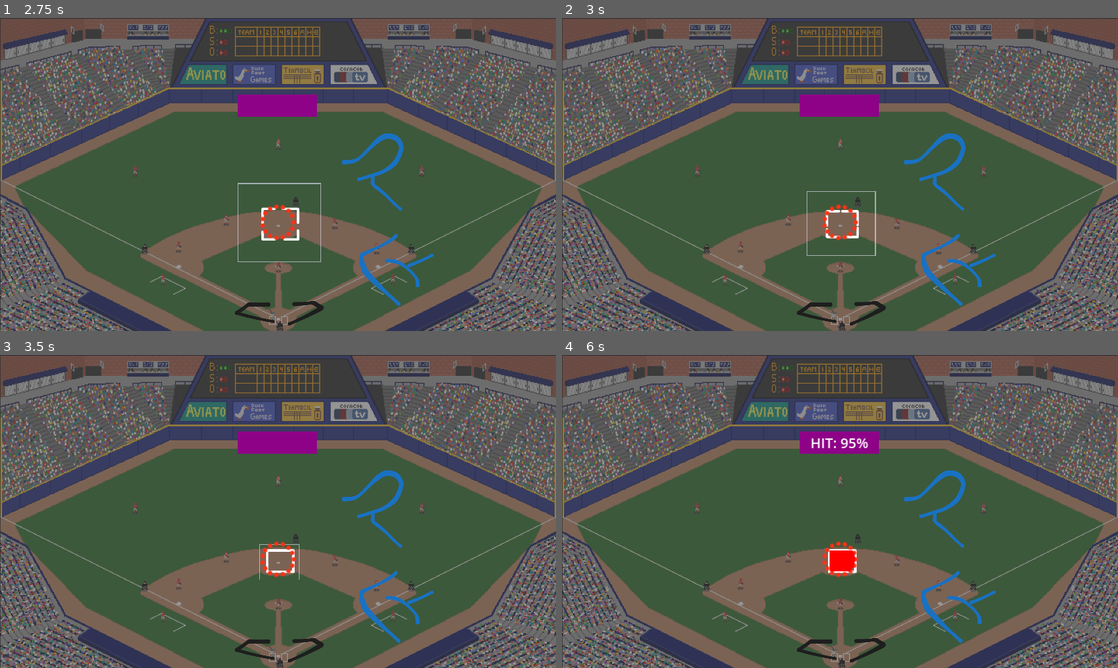
Above: before the commit, frames 1-4 (two rows, left to right).
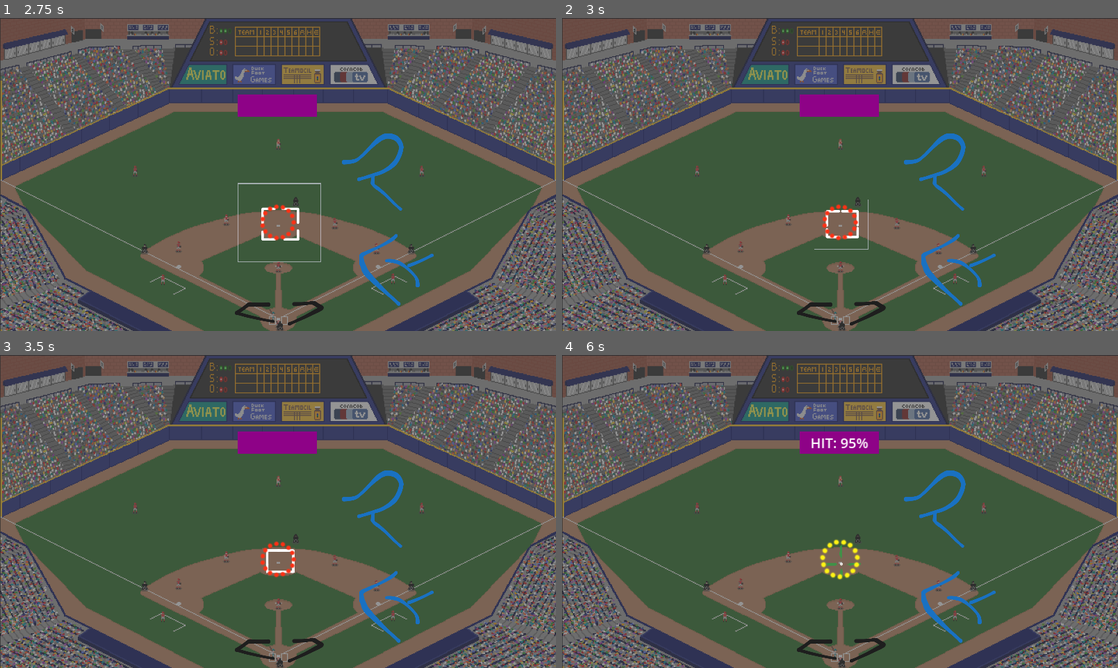
Above: after the commit, the same moments.

Repository: olive20xx/kgj-baseball
Game: Godot game, scene res://src/play_ball.tscn
Two runs of this game, one before a commit and one after it. Both use one fixed random seed, a clock stepped at 60 frames per second and the inputs below.
Inputs:
- Up to frame 1 (2.75 s): tap Enter (swing) at 0.5, 1.35, 2.3 s; hold Enter (swing) 0.53-1.28 s; tap Space (throw) at 2 s; hold Space (throw) from 2.03 s (still down)
- Up to frame 2 (3 s): release Space (throw) at 2.78 s; tap Enter (swing) at 2.85 s
- Up to frame 3 (3.5 s): no input
- Up to frame 4 (6 s): tap Enter (swing) at 3.5, 4.55, 5.85 s; hold Enter (swing) 3.53-4.28 s; tap Space (throw) at 4.35, 5 s; hold Enter (swing) 5.03-5.78 s

Frame 1 is identical in both runs. In frame 2, 0.2% of the frame differs, in the area x 44-57%, y 55-76%; in frame 3, less than 0.1%; in frame 4, 0.6%, in the area x 46-54%, y 58-72%.

Commit message:
get pitch and swing timing

Diff:
--- a/src/cursors/pitcher/pitcher_cursor.gd
+++ b/src/cursors/pitcher/pitcher_cursor.gd
@@ -20,7 +20,7 @@
 	},
 }
 
-var selected_pitch: Dictionary = pitches.curveball
+var selected_pitch: Dictionary = pitches.fastball
 
 var is_batter_swinging := false
 var can_pitch := false
--- a/src/hit_fairy.gd
+++ b/src/hit_fairy.gd
@@ -3,20 +3,30 @@
 
 signal hit_percentage(value: int)
 
-# TODO: I think you just need the global position and shape.radius
+@export var half_swing_window_ms := 200 # ± milliseconds
+var swing_timing: int
+var pitch_timing: int:
+	set(v):
+		pitch_timing = v
+		print("pitch: " + str(pitch_timing))
+
 var batter_shape: CollisionShape2D  # circle
-# TODO: I think you just need the global position and Rect2 (or position + size)
 var pitcher_shape: CollisionShape2D # rect
 var overlap: PackedVector2Array = []
 
 
-func assign_rect(shape: CollisionShape2D) -> void:
+func pitch_arrived(shape: CollisionShape2D) -> void:
+	# pitch_timing set by parent because 500ms delay btwn cursor move + arrival rect
 	pitcher_shape = shape
+
 	if batter_shape: get_overlap()
 
-func assign_circ(shape: CollisionShape2D) -> void:
+func batter_swung(shape: CollisionShape2D) -> void:
+	swing_timing = Time.get_ticks_msec()
+	print("swing: " + str(swing_timing))
 	batter_shape = shape
 	position = batter_shape.global_position
+
 	if pitcher_shape: get_overlap()
 
 
@@ -62,6 +72,8 @@
 func reset() -> void:
 	batter_shape = null
 	pitcher_shape = null
+	swing_timing = 0
+	pitch_timing = 0
 	overlap = []
 	queue_redraw()
 
--- a/src/play_ball.gd
+++ b/src/play_ball.gd
@@ -4,6 +4,11 @@
 # 2 - make the sequence of play
 # 3 - track swing timing
 # 4 - pitches with different X and Y drifts
+
+# refactor?
+#  - make pitcher cursor animate with _process instead of tween so they're in sync
+#     -> but then you lose the nice easing... unless you want to do it manually :/
+
 # post MVP
 # - pitcher fatigue
 # - strike zone fun
@@ -26,9 +31,10 @@
 	batter_circle.position = center_pos
 	reset()
 	pitcher_cursor.pitching.connect(func(): batter_circle.can_reset = false)
-	pitcher_cursor.arrived.connect(hit_fairy.assign_rect)
-	batter_circle.swung.connect(hit_fairy.assign_circ)
+	pitcher_cursor.arrived.connect(hit_fairy.pitch_arrived)
+	batter_circle.swung.connect(hit_fairy.batter_swung)
 	batter_circle.swinging.connect(func(is_swinging): pitcher_cursor.is_batter_swinging = is_swinging)
+	strike_zone.rectangle.animation_done.connect(func(ms): hit_fairy.pitch_timing = ms)
 	hit_fairy.hit_percentage.connect(_on_pitch_complete)
 
 
--- a/src/rectangle2d.gd
+++ b/src/rectangle2d.gd
@@ -1,5 +1,7 @@
 class_name Rectangle2D
 extends Line2D
+
+signal animation_done(timestamp_ms: int)
 
 @export var top_left: Vector2:
 	get: return points[0]
@@ -39,7 +41,8 @@
 		position = position.move_toward(target_position, position_delta)
 		scale = scale.move_toward(target_scale, scale_delta)
 
-	if elapsed_time >= anim_duration:
+	if is_animating and elapsed_time >= anim_duration:
+		animation_done.emit(Time.get_ticks_msec())
 		is_animating = false
 		elapsed_time = 0.0
 
@@ -77,14 +80,3 @@
 	modulate.a = 1.0
 	scale = Vector2.ONE
 	hide()
-
-# func animate_to(target: Rect2, offset: Vector2, time: float) -> void:
-# 	anim_duration = time
-# 	var t_topleft  := offset + target.position
-# 	var t_topright := offset + t_topleft + Vector2(target.size.x, 0)
-# 	var t_botright := offset + t_topleft + target.size
-# 	var t_botleft  := offset + t_topleft + Vector2(0, target.size.y)
-
-# 	target_points = [t_topleft, t_topright, t_botright, t_botleft]
-
-# 	is_animating = true
